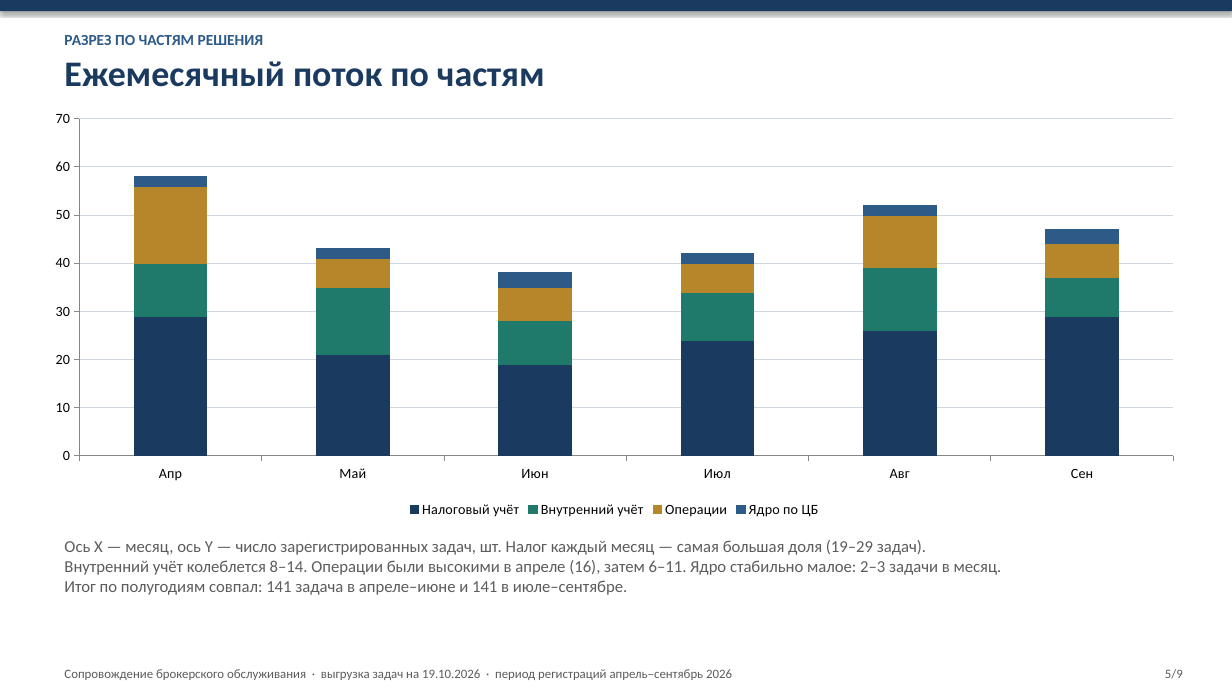
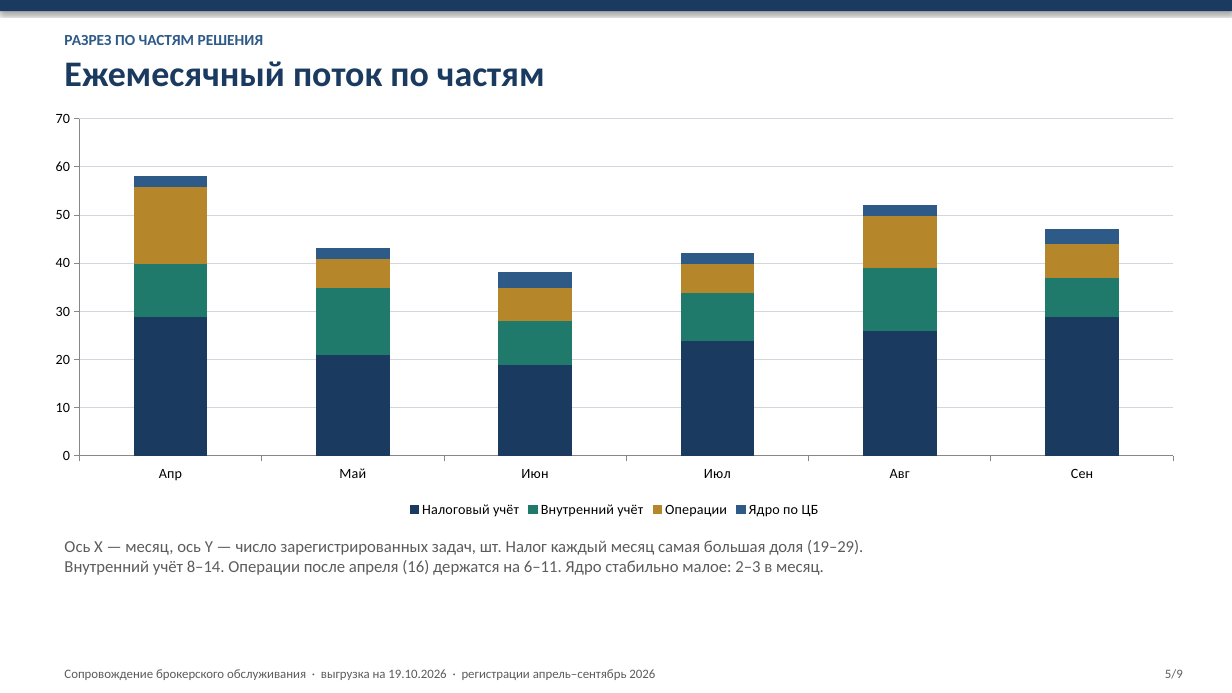
Before and after one commit to kkokurin799/Work, a slide deck: slide 5 of support-stats/brokerage_support_stats.pptx. Drawn at 1232x693 pixels with LibreOffice and Linux fonts; fonts in the diff are those of the drawing. Boxes give left, top, right and bottom in pixels: in the first picture for what was removed or moved away, otherwise in the second. Text is boxed around its words. In the diff, an @@ line names an element or a change of style, - is before the commit and + after.

```diff
--- a/support-stats/brokerage_support_stats.pptx
+++ b/support-stats/brokerage_support_stats.pptx
@@ text at box(64, 540, 863, 575): text changed @@
-Ось X — месяц, ось Y — число зарегистрированных задач, шт. Налог каждый месяц — самая большая доля (19–29 задач).
-Внутренний учёт колеблется 8–14. Операции были высокими в апреле (16), затем 6–11. Ядро стабильно малое: 2–3 задачи в месяц.
-Итог по полугодиям совпал: 141 задача в апреле–июне и 141 в июле–сентябре.
+Ось X — месяц, ось Y — число зарегистрированных задач, шт. Налог каждый месяц самая большая доля (19–29).
+Внутренний учёт 8–14. Операции после апреля (16) держатся на 6–11. Ядро стабильно малое: 2–3 в месяц.
@@ text at box(64, 669, 655, 680): text changed @@
-Сопровождение брокерского обслуживания · выгрузка задач на 19.10.2026 · период регистраций апрель–сентябрь 2026
+Сопровождение брокерского обслуживания · выгрузка на 19.10.2026 · регистрации апрель–сентябрь 2026
```
Also in this commit, not shown: 7 other slides changed, 1 slide added, 1 slide removed, 2 other files.
